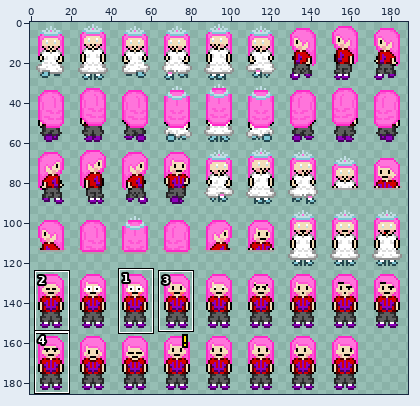
A sprite sheet gets an edit: pets-gd/assets/textures/char/Neoxylin.png. The first picture is a wide view before the edit; the outline marks the close-up.
Close-up. Earlier state:
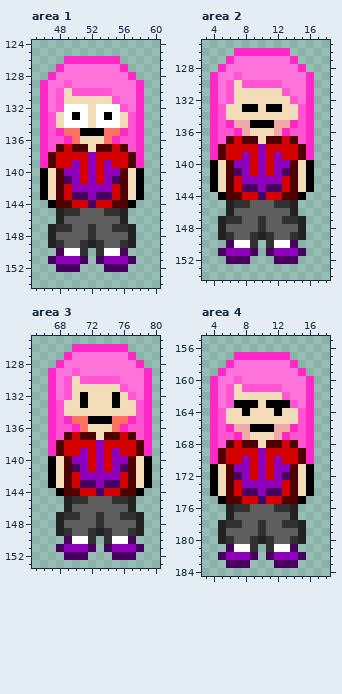
The file is 189x186 pixels. Shown: area 1: x 45..60, y 124..154; area 2: x 3..18, y 125..154; area 3: x 65..80, y 125..153; area 4: x 3..18, y 155..184. The commit also changed other parts of the picture, which this record leaves out.
Now the later version:
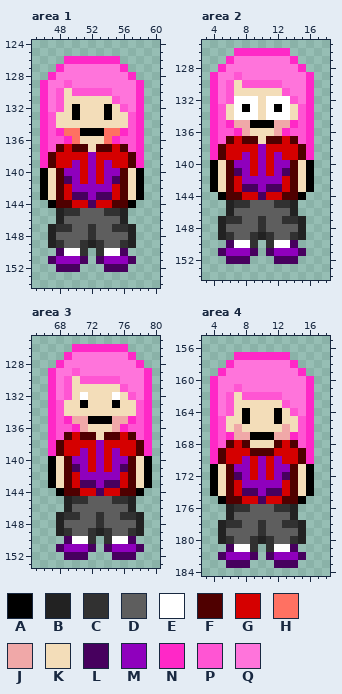
Palette (. is transparent): A #000000  B #222222  C #313131  D #5e5e5e  E #ffffff  F #4f0000  G #d50000  H #ff7162  J #f0a8a8  K #f3ddb9  L #47005e  M #8f00bd  N #ff28c7  P #ff55d3  Q #ff74db
Change:
{"where": "area 1"}
{"y":132,"x":49,"old":"EEE","new":"KAK"}
{"y":132,"x":53,"old":"EEE","new":"KAK"}
{"y":133,"x":49,"old":"E","new":"K"}
{"y":133,"x":51,"old":"E","new":"K"}
{"y":133,"x":53,"old":"E","new":"K"}
{"y":133,"x":55,"old":"E","new":"K"}
{"y":134,"x":49,"old":"EEE","new":"KKK"}
{"y":134,"x":53,"old":"EEE","new":"KKK"}
{"where": "area 2"}
{"y":132,"x":7,"old":"KKK","new":"EEE"}
{"y":132,"x":11,"old":"KKK","new":"EEE"}
{"y":133,"x":7,"old":"K","new":"E"}
{"y":133,"x":9,"old":"A","new":"E"}
{"y":133,"x":11,"old":"A","new":"E"}
{"y":133,"x":13,"old":"K","new":"E"}
{"y":134,"x":7,"old":"KKK","new":"EEE"}
{"y":134,"x":11,"old":"KKK","new":"EEE"}
{"where": "area 3"}
{"y":132,"x":71,"old":"A","new":"E"}
{"y":132,"x":75,"old":"A","new":"E"}
{"y":135,"x":70,"old":"HH","new":"JJ"}
{"y":135,"x":75,"old":"HH","new":"JJ"}
{"y":136,"x":71,"old":"H","new":"J"}
{"y":136,"x":75,"old":"H","new":"J"}
{"where": "area 4"}
{"y":160,"x":7,"old":"P","new":"Q"}
{"y":161,"x":6,"old":"PKPPPPP","new":"QPQQQQQ"}
{"y":162,"x":8,"old":"KKKKKP","new":"PPPPPQ"}
{"y":163,"x":7,"old":"AAA","new":"KKK"}
{"y":163,"x":11,"old":"AAAP","new":"KKPQ"}
{"y":164,"x":5,"old":"PK","new":"QP"}
{"y":164,"x":14,"old":"KP","new":"PQ"}
{"y":165,"x":8,"old":"K","new":"A"}
{"y":165,"x":12,"old":"K","new":"A"}
{"y":166,"x":6,"old":"N","new":"K"}
{"y":166,"x":8,"old":"JAAAJ","new":"KKKKK"}
{"y":166,"x":14,"old":"N","new":"K"}
{"y":167,"x":6,"old":"PN","new":"NJ"}
{"y":167,"x":9,"old":"KKK","new":"AAA"}
{"y":167,"x":13,"old":"NP","new":"JN"}
{"y":168,"x":9,"old":"F","new":"K"}
{"y":168,"x":11,"old":"F","new":"K"}
{"y":169,"x":9,"old":"GMG","new":"FFF"}
